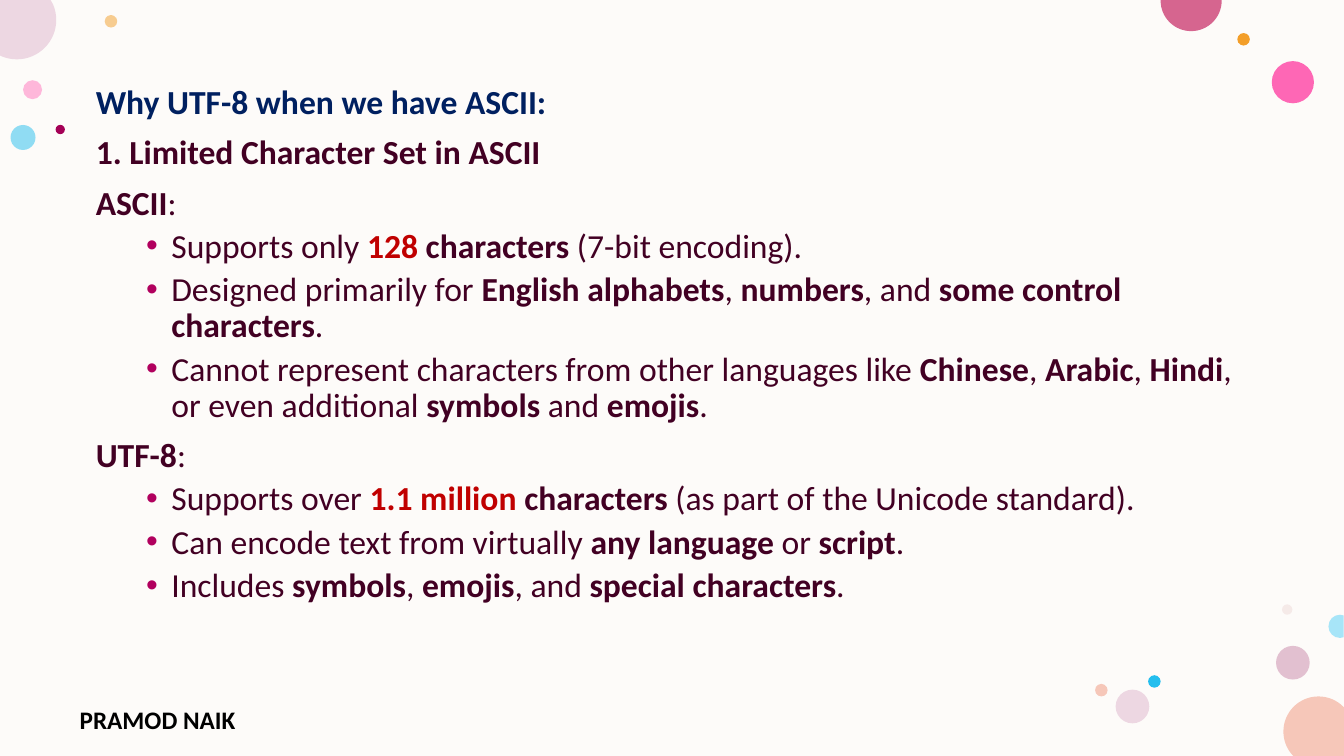
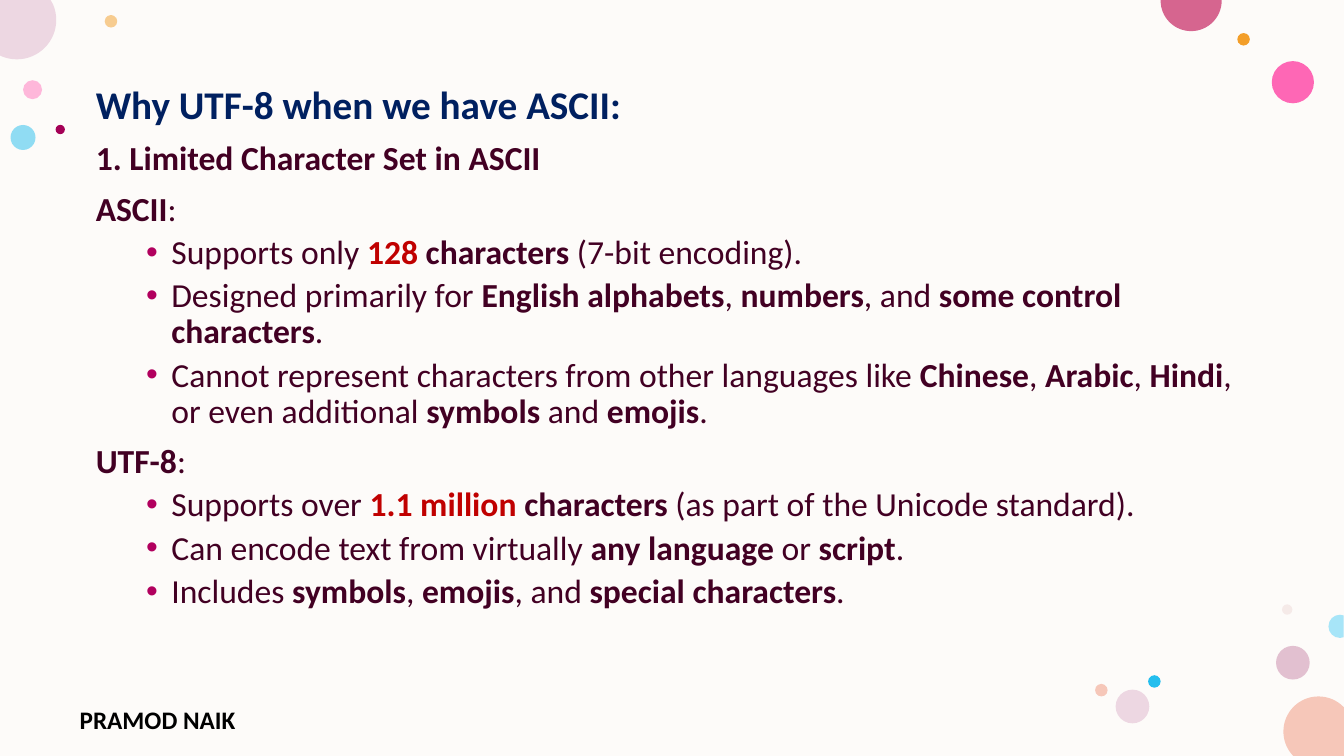
Before and after one commit to PRAMODNAIK-DEV/Node.js-Hands-on-Workshop, a slide deck: slide 90 of Day-1 – Node.js Fundamentals & HTTP Module.pptx. Drawn at 1344x756 pixels with LibreOffice and Linux fonts; fonts in the diff are those of the drawing; background and template pictures are left out. Boxes give left, top, right and bottom in pixels: in the first picture for what was removed or moved away, otherwise in the second. Text is boxed around its words. In the diff, an @@ line names an element or a change of style, - is before the commit and + after.

```diff
--- a/Day-1 – Node.js Fundamentals & HTTP Module.pptx
+++ b/Day-1 – Node.js Fundamentals & HTTP Module.pptx
@@ text at (96,91,621,125): size 24 to 28 pt in "Why UTF-8 when we have ASCII:" @@
```
Also in this commit, not shown: 2 other slides changed, 2 other files.
